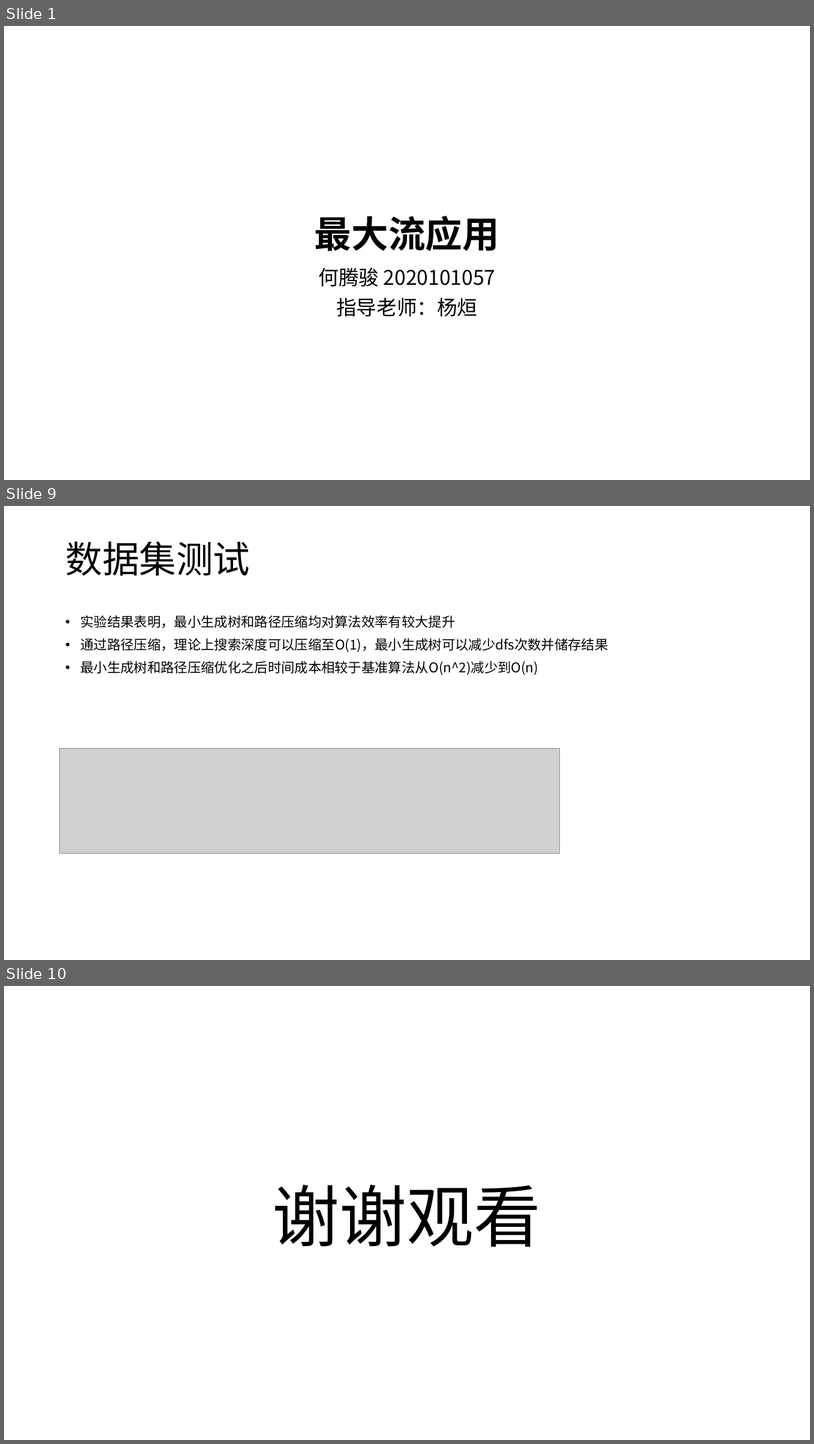
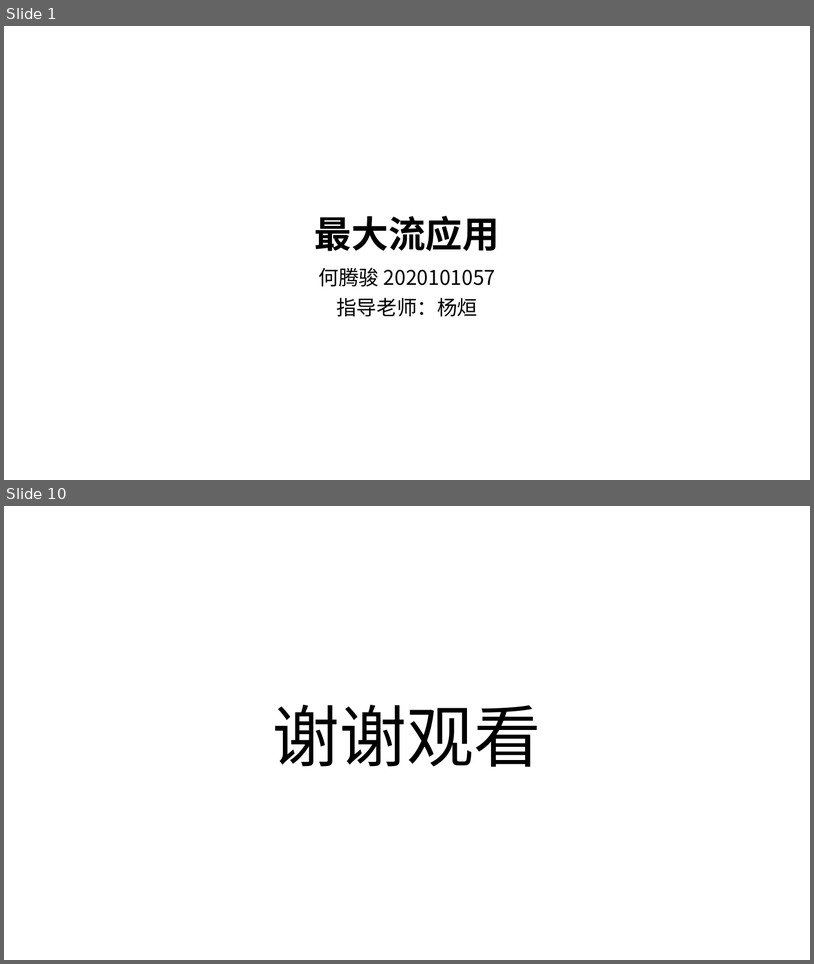
Before and after one commit to VirtualPuffer/Algorithm_Experiment, a slide deck: report/实验6/算法实验06.pptx. Shown one above the other, each under a label of ours: slides 1, 9 and 10 before the commit, slides 1 and 10 after it; the slides between them are not shown. The pictures are 814x1444 and 814x964 pixels, drawn with LibreOffice and Linux fonts; fonts in the diff are those of the drawing; grey boxes stand for pictures. Boxes give left, top, right and bottom in pixels: in the first picture for what was removed or moved away, otherwise in the second. Text is boxed around its words. In the diff, an @@ line names an element or a change of style, - is before the commit and + after.

Commit message:
实验6ppt

```diff
--- a/report/实验6/算法实验06.pptx
+++ b/report/实验6/算法实验06.pptx
@@ slide 9 removed at (4,506,810,960), background #FFFFFF @@
@@ title removed at (65,541,250,576) @@
-数据集测试
@@ text removed at (81,615,609,675) @@
-• 实验结果表明，最小生成树和路径压缩均对算法效率有较大提升
-• 通过路径压缩，理论上搜索深度可以压缩至O(1)，最小生成树可以减少dfs次数并储存结果
-• 最小生成树和路径压缩优化之后时间成本相较于基准算法从O(n^2)减少到O(n)
@@ picture removed at (60,748,560,853) @@
```
Also in this commit, not shown: 1 slide changed, 7 slides added, 6 other slides removed, 2 other files.
